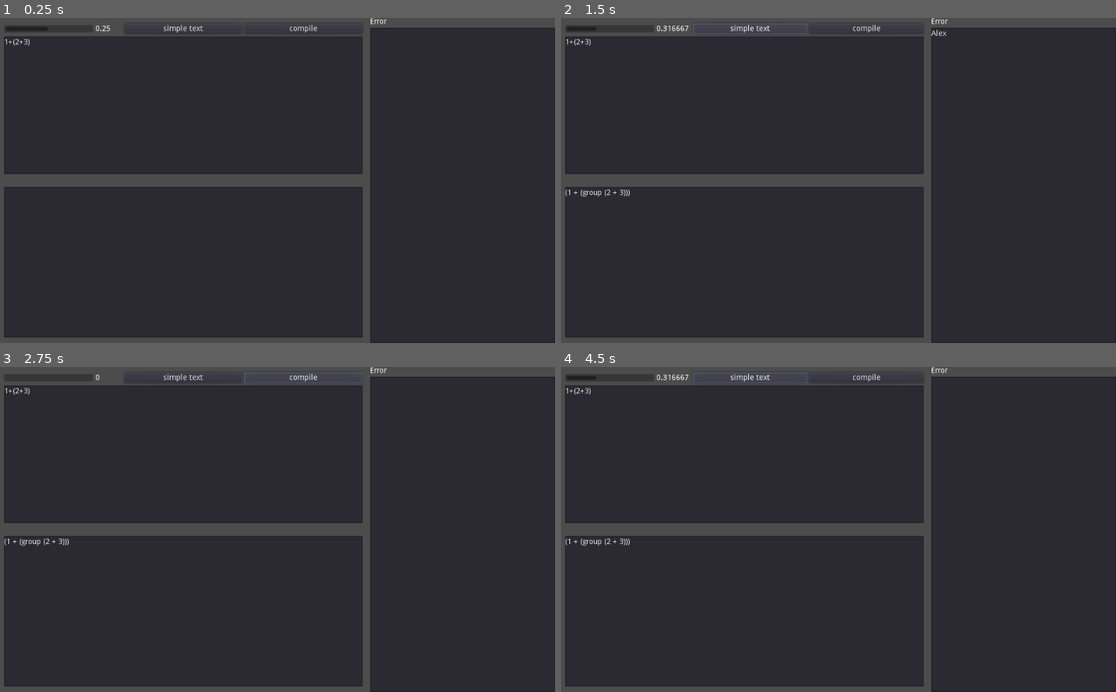
Above: before the commit, frames 1-4 (two rows, left to right).
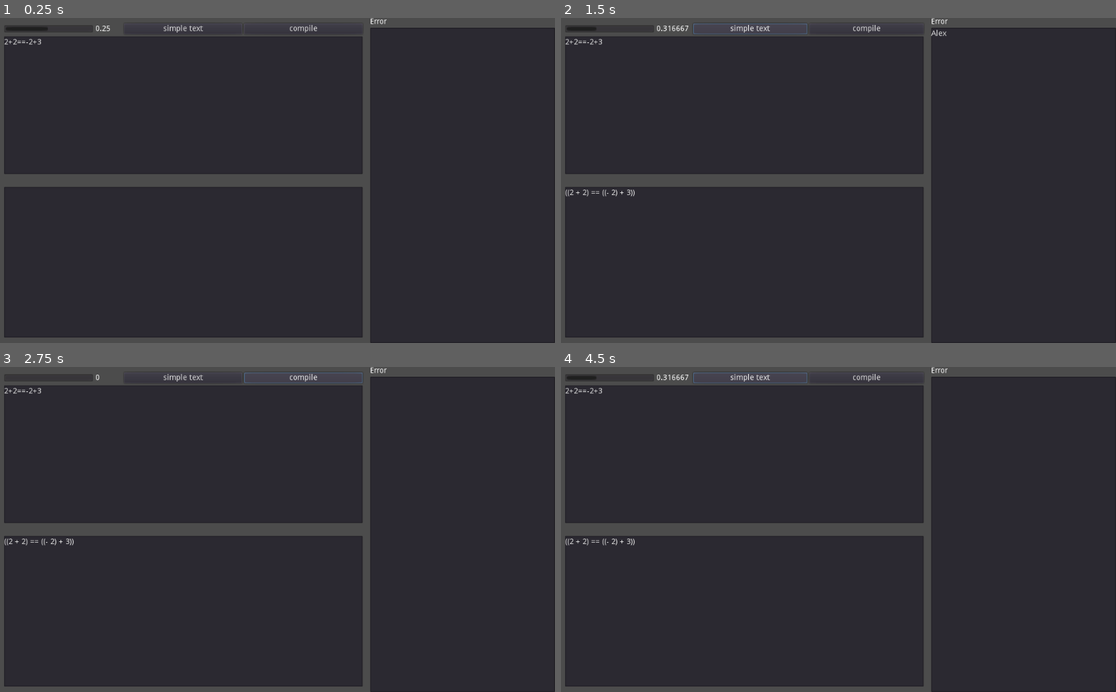
Above: after the commit, the same moments.

Repository: hpn33/Golox
Game: Godot game, scene res://scene/Main.tscn
Two runs of this game, one before a commit and one after it. Both use one fixed random seed, a clock stepped at 60 frames per second and the inputs below.
Inputs (mouse positions are in pixels of both pictures, inside the frame that each line leads up to):
- Up to frame 1 (0.25 s): no input
- Up to frame 2 (1.5 s): click (1021, 187) at 0.52 s; type "Alex" at 0.6 s; click "simple text" at 1.25 s
- Up to frame 3 (2.75 s): click "compile" at 2 s
- Up to frame 4 (4.5 s): click "simple text" at 2.75 s; click "compile" at 3.5 s; click "simple text" at 4.25 s

The runs differ from the first frame. In frame 1, less than 0.1% of the frame differs, in the area x 0-8%, y 6-9%; in frame 2, 0.2%, in the area x 0-14%, y 6-56%; in frame 3, 0.2%; in frame 4, 0.2%.

Commit message:
Interpreter

Diff:
--- a/autoload/ErrorHandler.gd
+++ b/autoload/ErrorHandler.gd
@@ -5,6 +5,7 @@
 
 var errors := []
 var had_error := false
+var had_runtime_error := false
 
 
 func error(line: int, message: String):
@@ -28,12 +29,21 @@
 		report(token.line, " at '%s'" % token.lexeme, message)
 
 
+func runtime_token(token: Token, message: String):
+
+	errors.append("%s\n[line %d]" % [message, token.line])
+
+	had_runtime_error = true
+	show_error()
+
+
 func show_error():
 
 	emit_signal("exporting", errors)
-	clear()
+#	clear()
 
 func clear():
 
 	errors.clear()
 	had_error = false
+	had_runtime_error = false
--- /dev/null
+++ b/core/Interpreter.gd
@@ -0,0 +1,161 @@
+extends Expr
+class_name Interpreter
+
+
+
+
+func interpret(expression):
+	var value = evaluate(expression)
+
+	print(stringify(value))
+
+
+func stringify(object):
+	if not object:
+		return "nil"
+
+	# Hack. Work around Java adding ".0" to integer-valued doubles.
+	if object is float:
+		var text :String= str(object)
+
+		if (text.ends_with(".0")):
+			text = text.substr(0, text.length() - 2)
+
+		return text
+
+	return str(object)
+
+
+
+
+func visit_literal_expr(expr):
+	return expr.value
+
+
+func visit_binary_expr(expr):
+	var left = evaluate(expr.left)
+	var right = evaluate(expr.right)
+
+	match expr.operator.type:
+
+		TokenType.GREATER:
+			check_number_operands(expr.operator, left, right)
+			return float(left) > float(right)
+
+		TokenType.GREATER_EQUAL:
+			check_number_operands(expr.operator, left, right)
+			return float(left) >= float(right)
+
+		TokenType.LESS:
+			check_number_operands(expr.operator, left, right)
+			return float(left) < float(right)
+
+		TokenType.LESS_EQUAL:
+			check_number_operands(expr.operator, left, right)
+			return float(left) <= float(right)
+
+		TokenType.MINUS:
+			check_number_operands(expr.operator, left, right)
+			return float(left) - float(right)
+
+		TokenType.PLUS:
+			if left is float and right is float:
+				return float(left) + float(right)
+
+			if left is String and right is String:
+				return str(left) + str(right)
+
+#			throw new RuntimeError(expr.operator, "Operands must be two numbers or two strings.");
+			ErrorHandler.runtime_token(expr.operator, "Operands must be two numbers or two strings.")
+
+		TokenType.SLASH:
+			return float(left) / float(right)
+
+		TokenType.STAR:
+			return float(left) * float(right)
+
+		TokenType.BANG_EQUAL:
+			return not is_equal(left, right)
+
+		TokenType.EQUAL_EQUAL:
+			return is_equal(left, right)
+
+	# Unreachable.
+	return null
+
+
+func visit_grouping_expr(expr: Grouping):
+	return evaluate(expr.expression)
+
+
+func visit_unary_expr(expr):
+	var right = evaluate(expr.right)
+
+	match expr.operator.type:
+		TokenType.BANG:
+			return not is_truthy(right)
+
+		TokenType.MINUS:
+			check_number_operand(expr.operator, right)
+
+			return -float(right)
+
+
+
+	# Unreachable.
+	return null
+
+
+func accept(visitor): pass
+
+
+
+
+func evaluate(expr):
+	if not expr:
+		return null
+
+	return expr.accept(self)
+
+
+func is_truthy(object):
+	if not object:
+		return false
+
+	if object is bool:
+		return bool(object)
+
+	return true
+
+
+
+func is_equal(a, b):
+	# nil is only equal to nil.
+	if not a and not b:
+		return true
+
+	if not a:
+		return false
+
+#	return a.equals(b)
+	return a == b
+
+
+
+
+func check_number_operand(operator: Token, operand):
+
+	if operand is float:
+		return
+
+#	throw new RuntimeError(operator, "Operand must be a number.")
+	ErrorHandler.runtime_token(operator, "Operand must be a number.")
+
+
+
+func check_number_operands(operator: Token, left, right):
+	if left is float and right is float:
+		return
+
+#	throw new RuntimeError(operator, "Operands must be numbers.");
+	ErrorHandler.runtime_token(operator, "Operands must be numbers.")
--- a/project.godot
+++ b/project.godot
@@ -39,7 +39,7 @@
 "language": "GDScript",
 "path": "res://util/IOUnit.gd"
 }, {
-"base": "Reference",
+"base": "Expr",
 "class": "Interpreter",
 "language": "GDScript",
 "path": "res://core/Interpreter.gd"
--- a/scene/ErrorPanel.gd
+++ b/scene/ErrorPanel.gd
@@ -11,6 +11,8 @@
 
 func refresh(errors):
 
+	edit_text.text = ''
+
 	for error in errors:
 		edit_text.text += error + '\n'
 
--- a/scene/Main.gd
+++ b/scene/Main.gd
@@ -12,7 +12,6 @@
 onready var output = $UI/HBoxContainer/L1/OutputPart/output
 
 onready var timer = $Timer
-onready var compile_time = $CompileTime
 
 
 func _ready() -> void:
@@ -55,11 +54,21 @@
 	Tester.stop()
 	### compiling
 
+
 	if ErrorHandler.had_error:
-		output.text = 'error exist'
+		output.text = 'error exist.'
 
 	else:
-		output.text = AstPrinter.new().ast_print(expression)
+
+		Interpreter.new().interpret(expression);
+
+		if ErrorHandler.had_runtime_error:
+			output.text = 'runtime error exist.'
+
+		else:
+			output.text = AstPrinter.new().ast_print(expression)
+
+
 
 
 func _on_Timer_timeout() -> void:
@@ -91,7 +100,9 @@
 #	input.text = """print 'hello world"""
 #	input.text = """12 \n10.10"""
 #	input.text = """print('hello');"""
-	input.text = """1+(2+3)""" # expr test
+#	input.text = """1+(2+3)""" # expr test
 #	input.text = """1+(2+3""" # with error
 #	input.text = """1+(2 3)""" # with error
+#	input.text = """1+(2+'hello')""" # with error
+	input.text = """2+2==-2+3""" # with error
 	input.emit_signal("text_changed")
